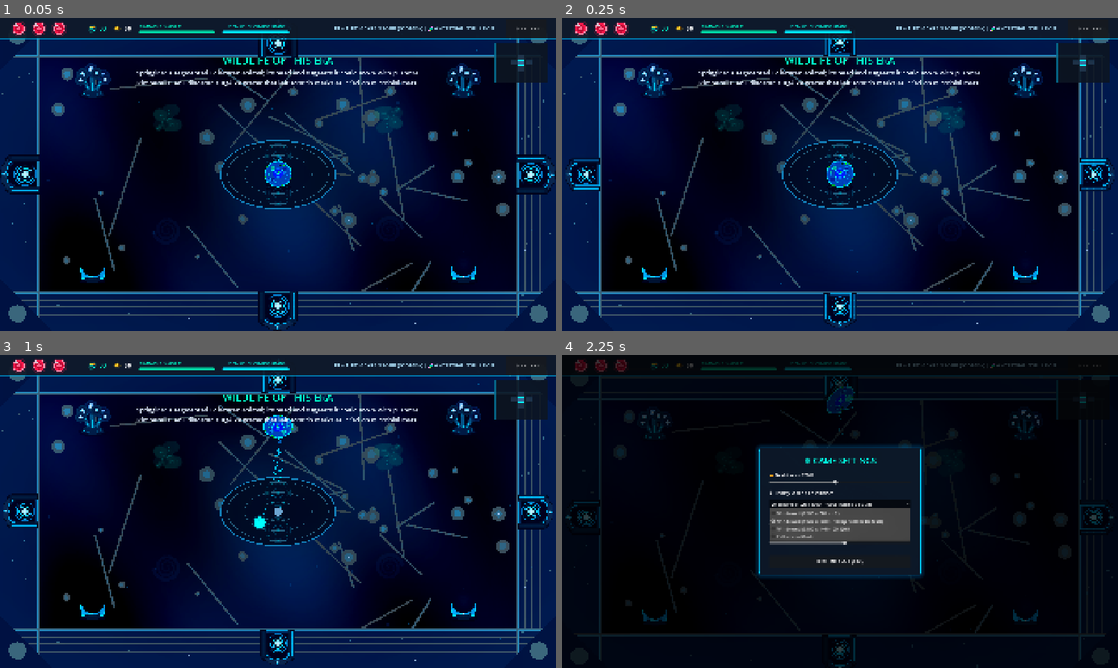
Above: before the commit, frames 1-4 (two rows, left to right).
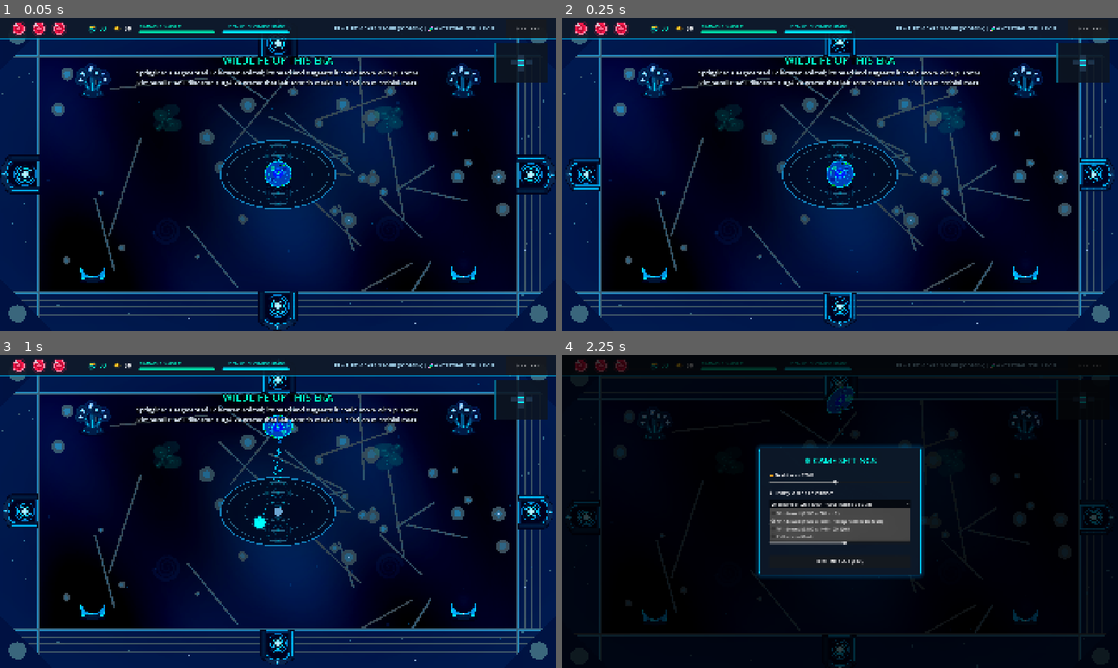
Above: after the commit, the same moments.

Repository: kurosatto/Game
Game: Godot game, scene res://Main.tscn
Two runs of this game, one before a commit and one after it. Both use one fixed random seed, a clock stepped at 60 frames per second and the inputs below.
Inputs (mouse positions are in pixels of both pictures, inside the frame that each line leads up to):
- Up to frame 1 (0.05 s): no input
- Up to frame 2 (0.25 s): no input
- Up to frame 3 (1 s): tap Enter at 0.5 s; move the mouse to (250, 574) at 0.52 s; hold W (move_up) from 0.53 s (still down); tap Shift (dash) at 0.6 s; click (250, 574) at 0.67 s; tap Space at 0.77 s
- Up to frame 4 (2.25 s): tap Space at 1.07 s; release W (move_up) at 1.25 s; click "⚙ SETTINGS" at 1.25 s; click "Windowed (1920 x 1080 - 1080p…" at 2 s

The runs differ from the first frame. In frame 1, 0.5% of the frame differs, in the area x 24-75%, y 12-22%; in frame 2, 0.5%; in frame 3, 0.5%; in frame 4, nothing differs.

Commit message:
Outline banner text so it reads over bright room lines
Co-Authored-By: Claude Opus 5.5 <noreply@anthropic.com>
Claude-Session: https://claude.ai/code/session_018jjxu9h4xuSxrrECPpncS1

Diff:
--- a/HUD.tscn
+++ b/HUD.tscn
@@ -230,6 +230,8 @@
 [node name="Title" type="Label" parent="ItemBanner"]
 layout_mode = 2
 theme_override_colors/font_color = Color(0, 1, 0.8, 1)
+theme_override_colors/font_outline_color = Color(0, 0, 0, 0.85)
+theme_override_constants/outline_size = 10
 theme_override_font_sizes/font_size = 36
 text = "MUTATION ADAPTATION"
 horizontal_alignment = 1
@@ -237,6 +239,8 @@
 [node name="Desc" type="Label" parent="ItemBanner"]
 layout_mode = 2
 theme_override_colors/font_color = Color(0.9, 0.95, 1, 1)
+theme_override_colors/font_outline_color = Color(0, 0, 0, 0.85)
+theme_override_constants/outline_size = 8
 theme_override_font_sizes/font_size = 22
 text = "Tears up"
 horizontal_alignment = 1
